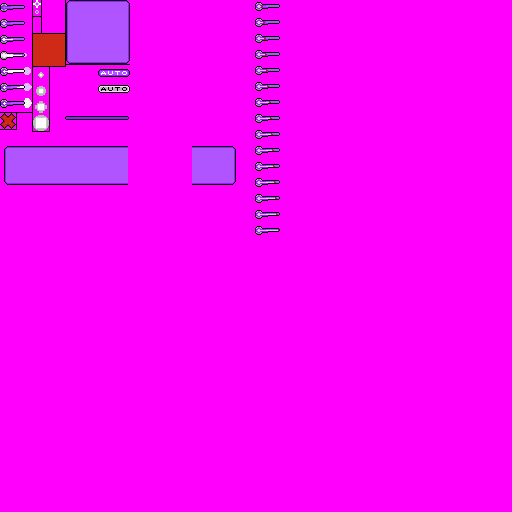
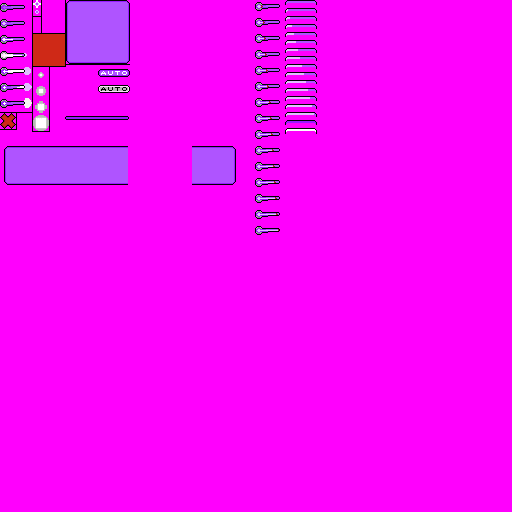
Two versions of the same layered image (512 × 512). Layer-by-layer changes:
added layer "combobar" above "_background" over [285, 0, 317, 134]
